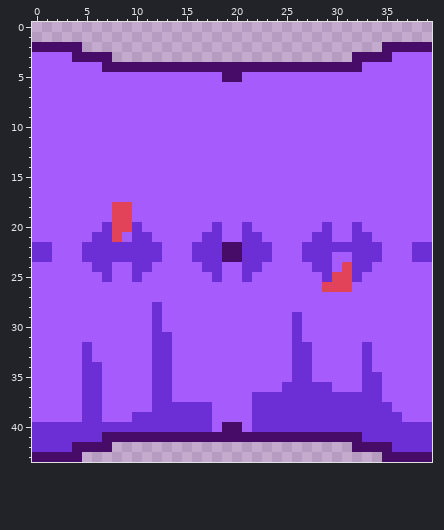
Pixel-art sprite -- Platformer - Project1/Assets/Sprites/Enemies/NahaWeakBody/sprite_2.png. The picture above was drawn from the file before the commit.
The file is 40x44 pixels.
The same view after the edit:
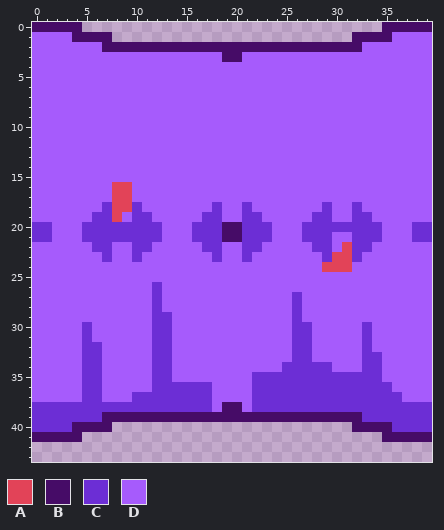
Palette (. is transparent): A #e24358  B #460c67  C #6c2ed5  D #a65bfc
Change:
Changed rows in their new state; - is an unchanged pixel.
first column x 0:
 0 BBBBB------------------------------BBBBB
 1 DDDDBBBB------------------------BBBBDDDD
 2 DDDDDDDBBBBBBBBBBBBBBBBBBBBBBBBBBDDDDDDD
 3 ----DDDDDDDDDDDDDDDBBDDDDDDDDDDDDDDD----
 4 -------DDDDDDDDDDDDDDDDDDDDDDDDDD-------
 5 -------------------DD-------------------
first column x 0:
16 --------AA------------------------------
17 --------AA------------------------------
18 -------C--C-------C--C-------C--C-------
19 ------CC-DCC-----CC--CC-----CC--CC------
20 CC---CC-CC-CC---CC-BB-CC---CC-CC-CC---CC
21 CC---C--CC--C---C--BB--C---C------C---CC
22 DD---D--DD--D---D--DD--D---D--DA--D---DD
23 DD---DD-DD-DD---DD-DD-DD---DD-AA-DD---DD
24 ------DD--DD-----DD--DD-----DAA-DD------
25 -------D--D-------D--D-------DDDD-------
26 ------------C----------------DDD--------
27 ------------C-------------C-------------
28 --------------------------C-------------
29 -------------C--------------------------
30 -----C-------C-------------C-----C------
31 -----C---------------------C-----C------
32 ------C---------------------------------
33 ------C---------------------------C-----
34 -------------------------C--CC----C-----
35 ----------------------CCCC--CCCCC-------
36 --------------CCCC----CCC-----CCC--C----
37 ----------CC--CCCC-----------------CC---
38 CCCCC--CCCCC-------BB---------------CCCC
39 CCCCC--BBBBBBBBBBBBBBBBBBBBBBBBBB----CCC
40 ----BBBB........................BBBB----
41 BBBBB..............................BBBBB
42 ........------------------------........
43 .....------------------------------.....
Pixel boxes of the changes (left, top, right, bottom) in both pictures:
changed: (32, 22, 432, 82)
changed: (32, 182, 432, 462)
